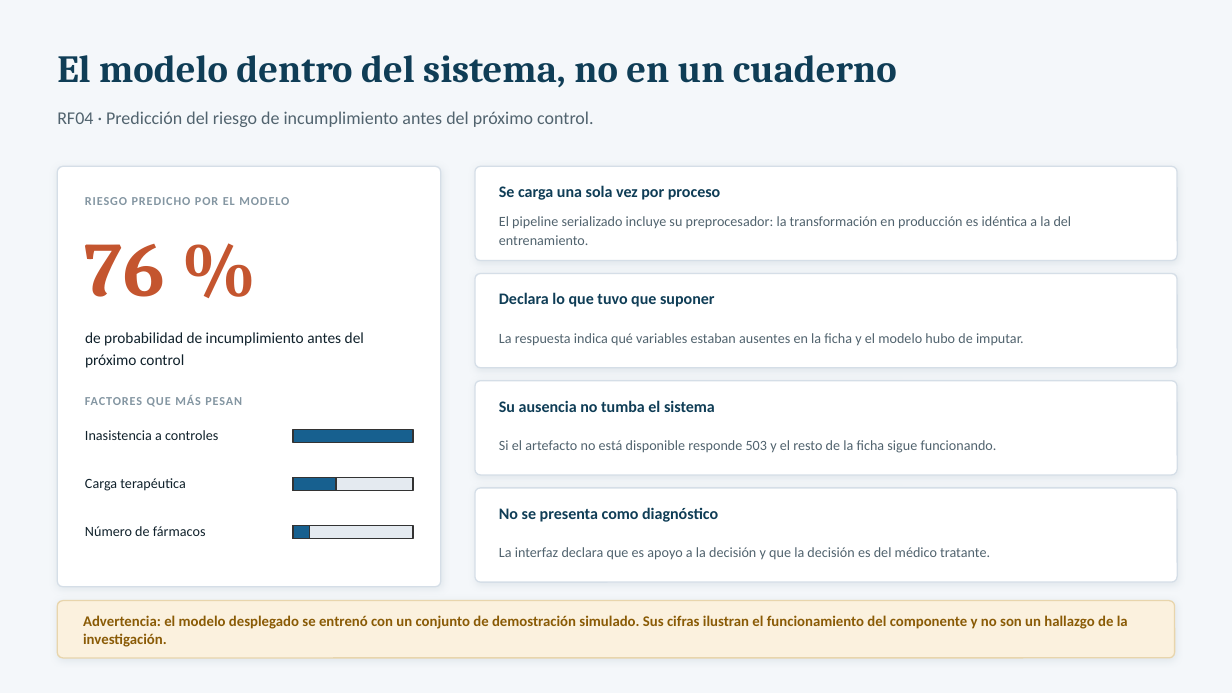
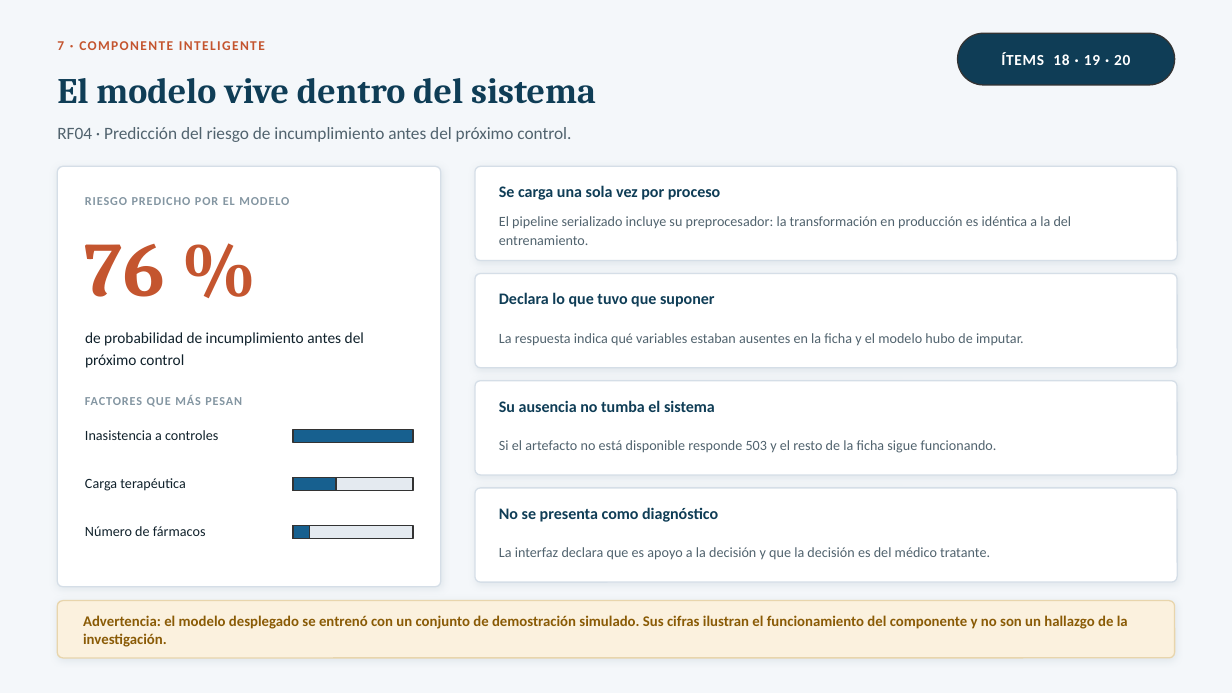
Before and after one commit to Leocix/sistema-soporte-clinico, a slide deck: slide 15 of documentacion/04_exposicion/Exposicion_50.pptx (slide 11 before the commit). Drawn at 1232x693 pixels with LibreOffice and Linux fonts; fonts in the diff are those of the drawing. Boxes give left, top, right and bottom in pixels: in the first picture for what was removed or moved away, otherwise in the second. Text is boxed around its words. In the diff, an @@ line names an element or a change of style, - is before the commit and + after.

```diff
--- a/documentacion/04_exposicion/Exposicion_50.pptx
+++ b/documentacion/04_exposicion/Exposicion_50.pptx
@@ text added at box(57, 41, 64, 50), 10.5 pt, text #C4552F, bold @@
+7 · COMPONENTE INTELIGENTE
@@ rounded rectangle added at box(958, 33, 1175, 85), fill #0F3D56, outline #333333 1 pt @@
@@ text added at box(1001, 52, 1130, 65), 12 pt, text #FFFFFF, bold @@
+ÍTEMS 18 · 19 · 20
@@ text at box(57, 78, 596, 104): text changed; size 30 to 28 pt @@
-El modelo dentro del sistema, no en un cuaderno
+El modelo vive dentro del sistema
@@ text "RF04 · Predicción del riesgo ...": place and size @@
-text "RF04 · Predicción del riesgo ..." at box(57, 111, 593, 127)
+text "RF04 · Predicción del riesgo ..." at box(57, 127, 571, 142)
@@ text "RF04 · Predicción del riesgo ..." at box(57, 127, 571, 142): size 14 to 13.5 pt @@
```
Also in this commit, not shown: 11 other slides changed, 3 slides added, 4 other files.
